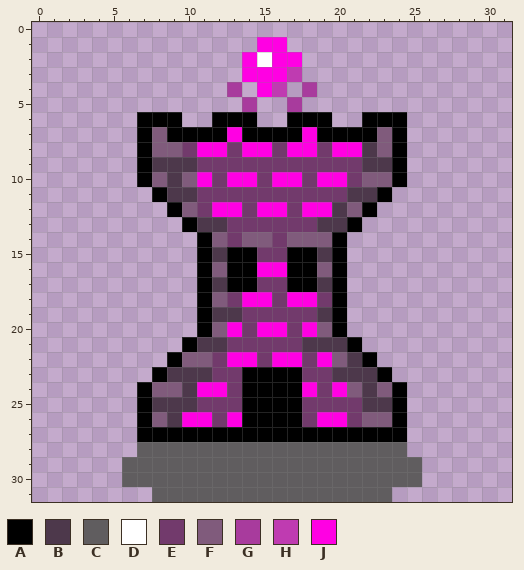
One commit to this pixel-art sprite: assets/Towers/idle/BasicTower/tower1.png. This is how it looked before the edit.
The file is 32x32 pixels. Colours within 5 levels of each other are drawn and written as one.
Palette (. is transparent): A #000000  B #4d384b  C #605d5f  D #ffffff  E #723a6c  F #805b7c  G #a83b9d  H #bf3bb1  J #ff00e3
Pixels before, first column x 6:
 1 .........JJ.........
 2 ........JDJJ........
 3 ........JJJH........
 4 .......G.JH.G.......
 5 ........G..G........
 6 .AAA..AAA..AAA..AAA.
 7 .AFAAAAJAAAAJAAAAFA.
 8 .AFFEJJEJJEJJEJJBFA.
 9 .ABBBEEEEEEEEEEEBBA.
10 .AFBFJEJJEJJEJJEFFA.
11 ..ABBEEEEEEEEEEBBA..
12 ...AFEJJEJJEJJBFA...
13 ....ABBEEEEEEBBA....
14 .....AFEFFEFFFA.....
15 .....ABAAEEAABA.....
16 .....AFAAJJAAFA.....
17 .....ABAAEEAABA.....
18 .....AFEJJEJJEA.....
19 .....ABBEEEEEBA.....
20 .....AFJEJJEJFA.....
21 ....ABBEEEEEBBBA....
22 ...AFFEJJEJJEJFBA...
23 ..ABBBEEAAAAEEBBBA..
24 .AFFBJJEAAAAJEJFBFA.
25 .ABBBEEEAAAAEEEEBBA.
26 .AFBJJEJAAAAEJJEFFA.
27 .AAAAAAAAAAAAAAAAAA.
28 .CCCCCCCCCCCCCCCCCC.
29 CCCCCCCCCCCCCCCCCCCC
30 CCCCCCCCCCCCCCCCCCCC
31 ..CCCCCCCCCCCCCCCC..
After:
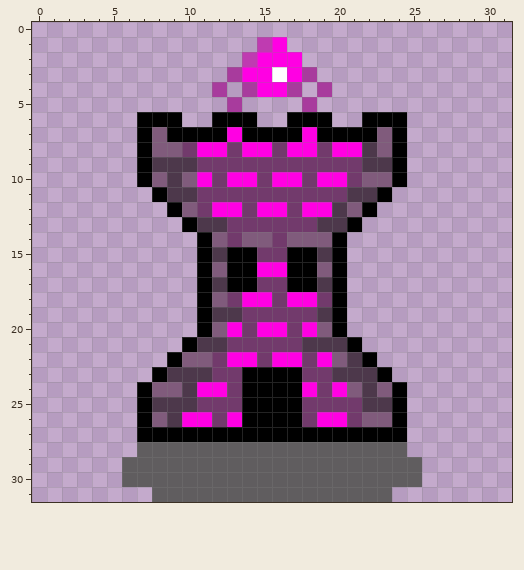
From old to new:
Colour D replaces colour J in row 3 at x 16.
Colour G is added in row 3 at x 13 and 18; in row 4 at x 12, 14, 17 and 19; in row 5 at x 13 and 18.
Colour H replaces colour J in row 1 at x 15; in row 2 at x 14.
Colour J replaces colour D in row 2 at x 15.
Colour J replaces colour H in row 3 at x 17; in row 4 at x 16.
The edit erases colour G in row 4 at x 13 and 18; in row 5 at x 14 and 17.
Boxes around the changes in both pictures, in picture pixels (x1, y1, x2, y2):
changed: (212, 37, 332, 112)
